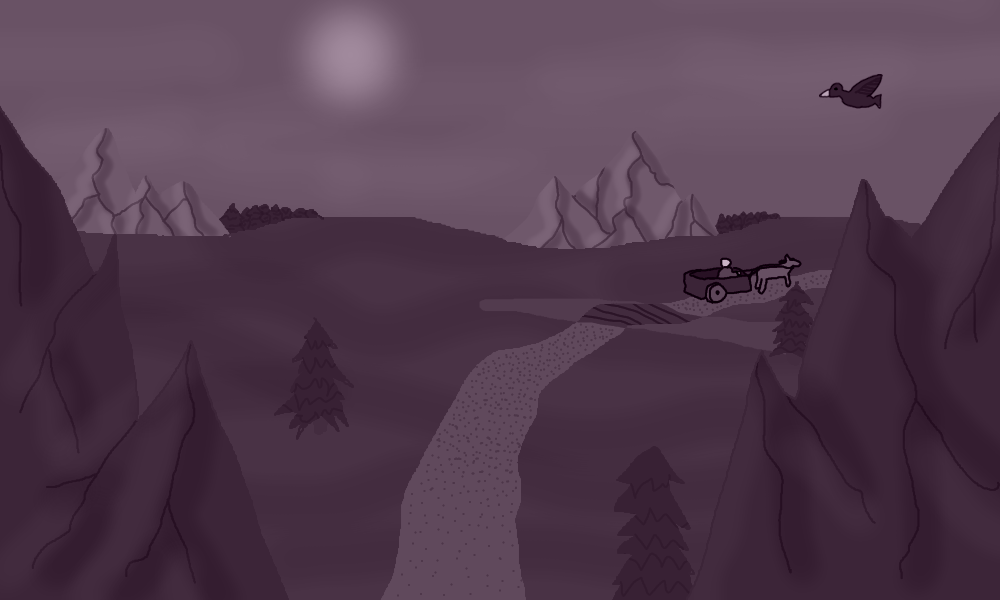
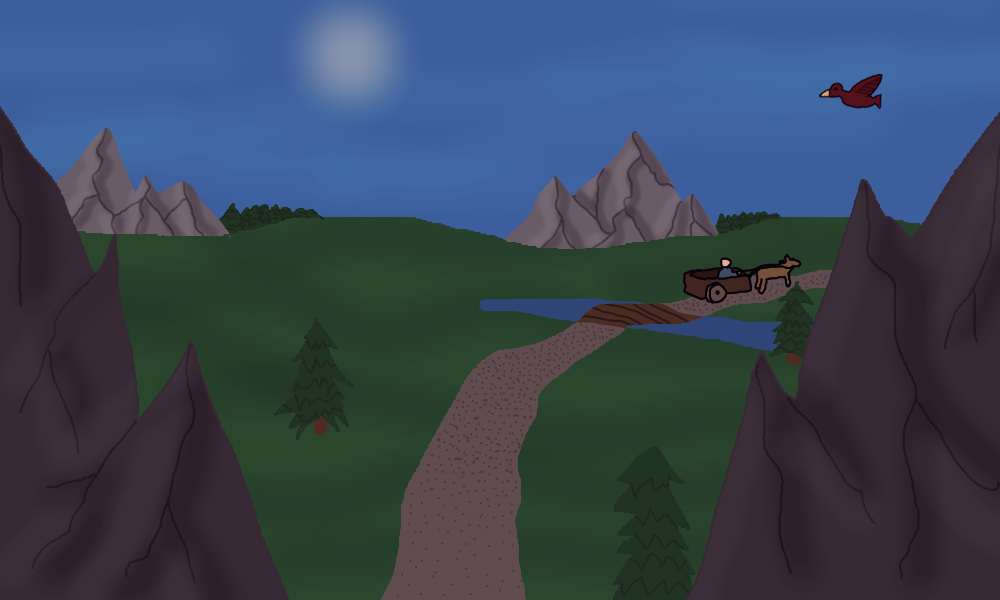
Layer changes from the first 1000x600 image to the second:
"Paint Layer 18": opacity 100% → 57%, painted on it over [0, 0, 1000, 600]
painted on "Paint Layer 3" over [0, 0, 1000, 600]
painted on "Paint Layer 6" over [192, 192, 832, 600]
painted on "Paint Layer 14" over [0, 0, 1000, 256]
painted on "Paint Layer 1" over [0, 0, 1000, 384]
painted on "Paint Layer 9" over [320, 256, 896, 600]
painted on "Paint Layer 10" over [448, 256, 896, 384]
painted on "Background" over [0, 0, 1000, 600]
